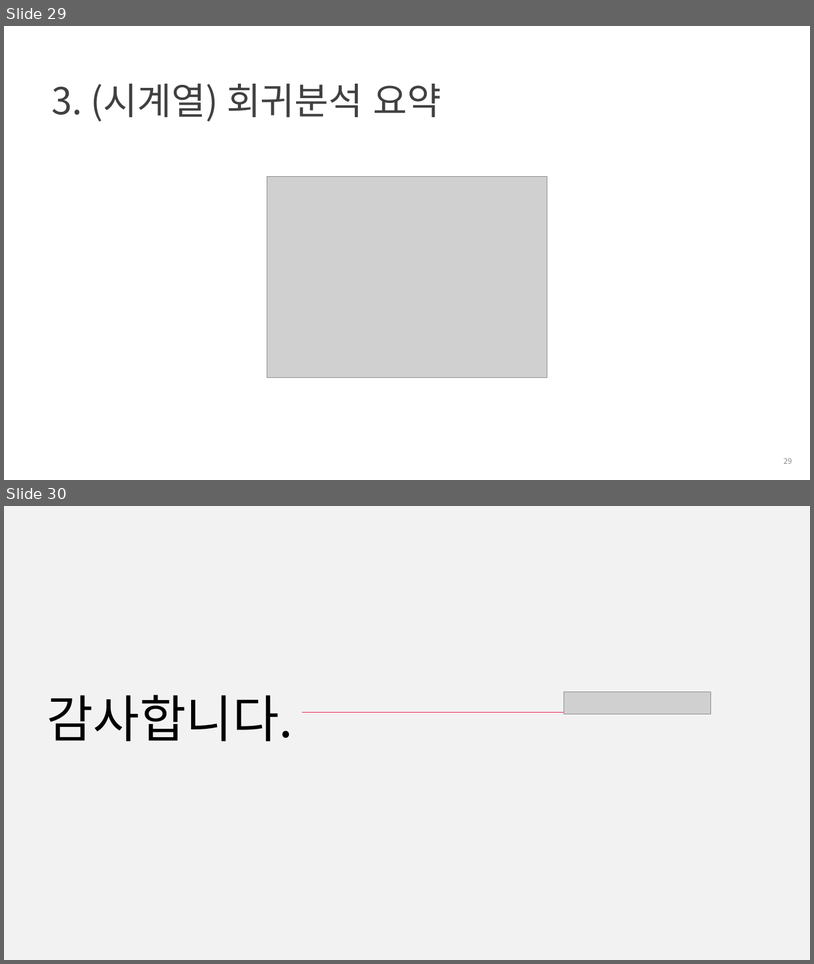
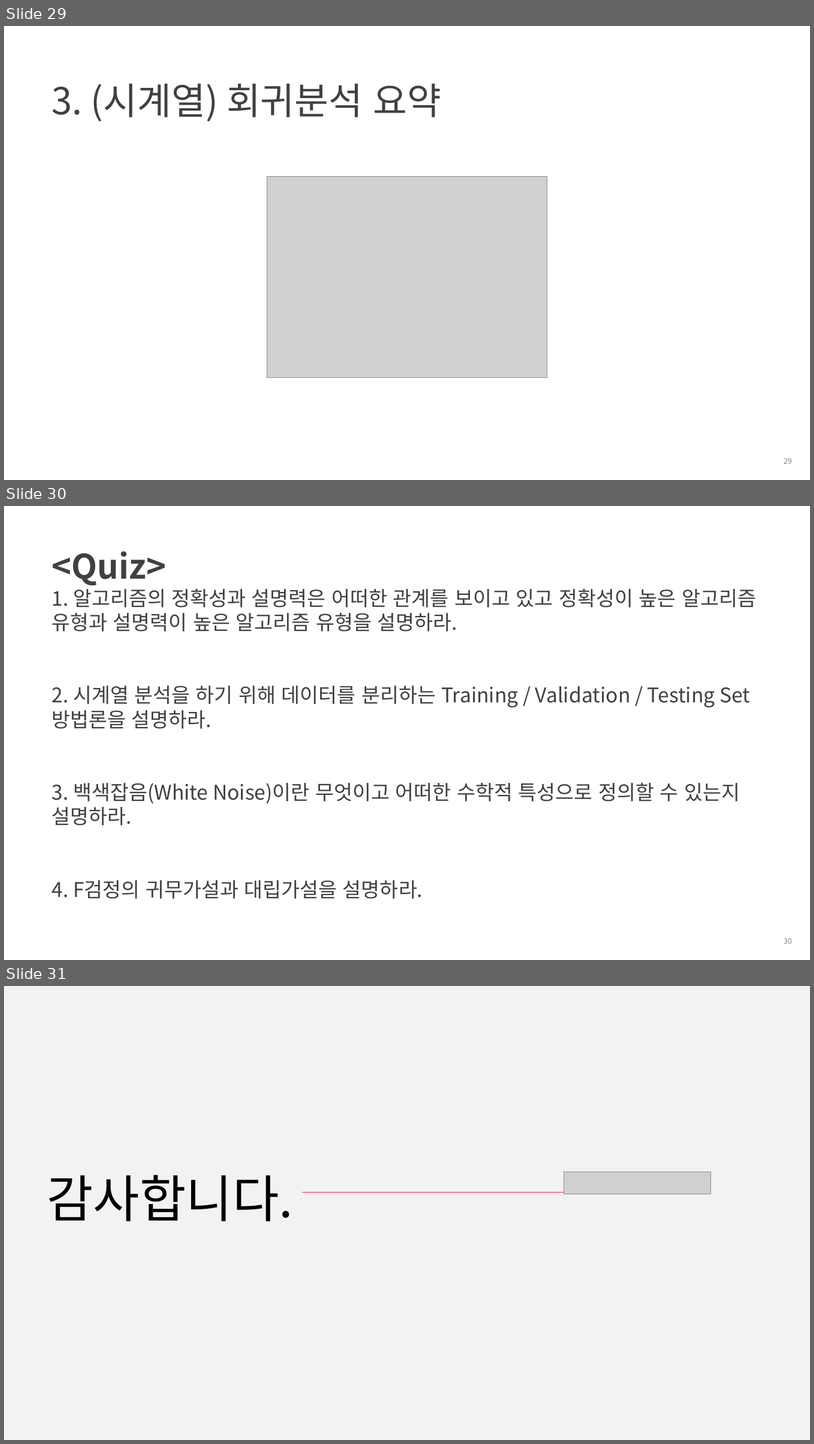
Before and after one commit to heycwkim/TimeSeriesAnalysis, a slide deck: Shared/[FastCampus] 3주차_강의자료_김경원박사.pptx. Shown one above the other, each under a label of ours: slides 29 and 30 before the commit, slides 29, 30 and 31 after it. The pictures are 814x964 and 814x1444 pixels, drawn with LibreOffice and Linux fonts; fonts in the diff are those of the drawing; grey boxes stand for pictures; background and template pictures are left out. Boxes give left, top, right and bottom in pixels: in the first picture for what was removed or moved away, otherwise in the second. Text is boxed around its words. In the diff, an @@ line names an element or a change of style, - is before the commit and + after.

```diff
--- a/Shared/[FastCampus] 3주차_강의자료_김경원박사.pptx
+++ b/Shared/[FastCampus] 3주차_강의자료_김경원박사.pptx
@@ slide 30 added at (x1=4, y1=506, x2=810, y2=960), background #FFFFFF @@
@@ title added at (x1=51, y1=585, x2=756, y2=898), 24 pt, text #404040 @@
+<Quiz>
+1. 알고리즘의 정확성과 설명력은 어떠한 관계를 보이고 있고 정확성이 높은 알고리즘 유형과 설명력이 높은 알고리즘 유형을 설명하라.
+2. 시계열 분석을 하기 위해 데이터를 분리하는 Training / Validation / Testing Set 방법론을 설명하라.
+3. 백색잡음(White Noise)이란 무엇이고 어떠한 수학적 특성으로 정의할 수 있는지 설명하라.
+4. F검정의 귀무가설과 대립가설을 설명하라.
@@ page number added at (x1=784, y1=937, x2=792, y2=943), 9 pt, text #8C8C8C @@
+30
@@ what was slide 30 is now slide 31 @@
```
Also in this commit, not shown: 9 other files.
